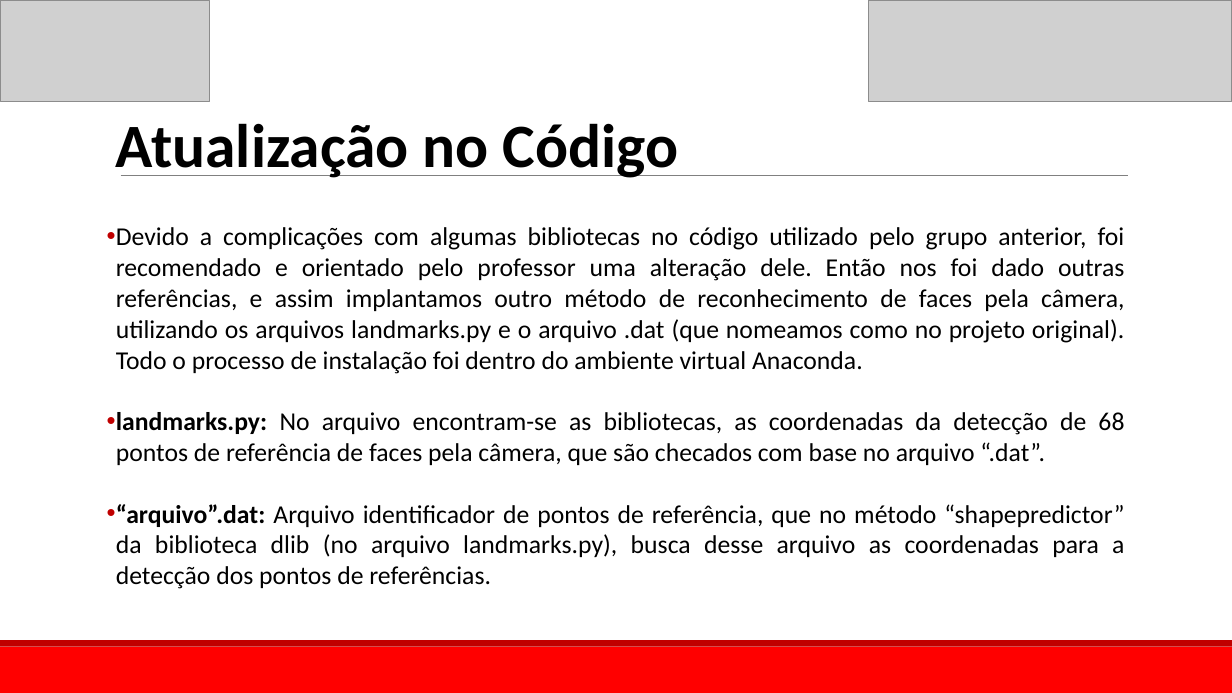
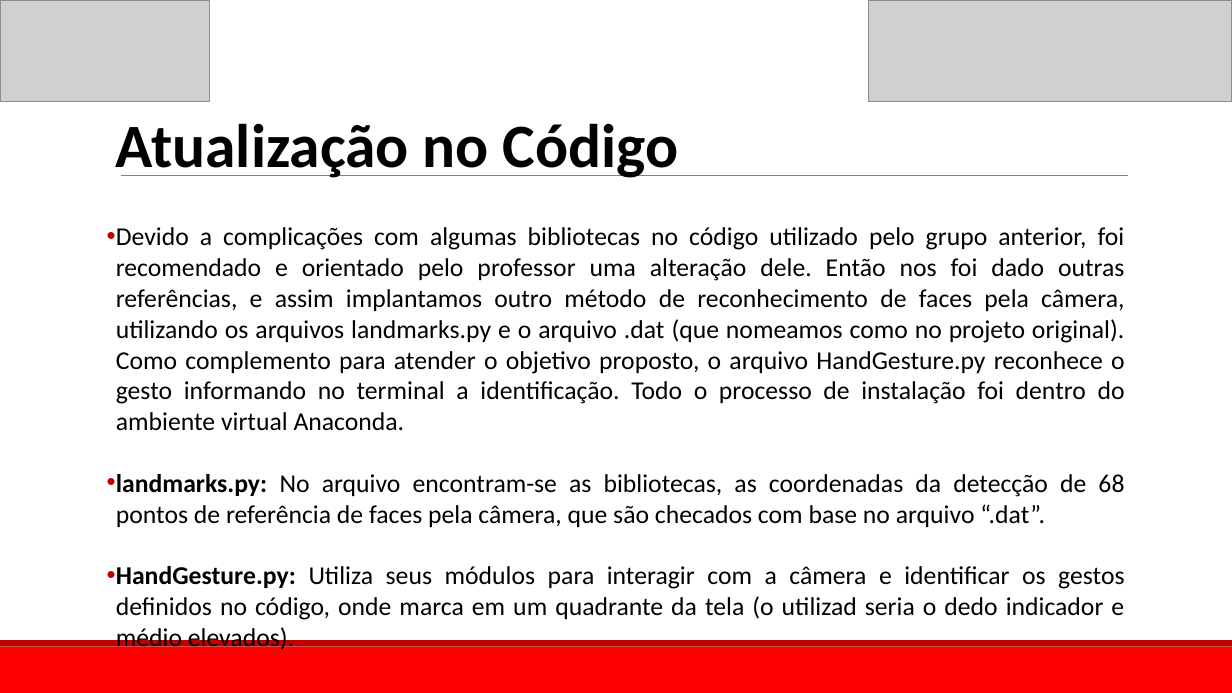
Before and after one commit to Fatequino/Fatequino, a slide deck: slide 5 of Visão/Documentação/Projeto_Fatequino_-_Visão.pptx. Drawn at 1232x693 pixels with LibreOffice and Linux fonts; fonts in the diff are those of the drawing; grey boxes stand for pictures. Boxes give left, top, right and bottom in pixels: in the first picture for what was removed or moved away, otherwise in the second. Text is boxed around its words. In the diff, an @@ line names an element or a change of style, - is before the commit and + after.

```diff
--- a/Visão/Documentação/Projeto_Fatequino_-_Visão.pptx
+++ b/Visão/Documentação/Projeto_Fatequino_-_Visão.pptx
@@ text at <box>116,227,1125,431</box>: text changed @@
-• Devido a complicações com algumas bibliotecas no código utilizado pelo grupo anterior, foi recomendado e orientado pelo professor uma alteração dele. Então nos foi dado outras referências, e assim implantamos outro método de reconhecimento de faces pela câmera, utilizando os arquivos landmarks.py e o arquivo .dat (que nomeamos como no projeto original). Todo o processo de instalação foi dentro do ambiente virtual Anaconda.
+• Devido a complicações com algumas bibliotecas no código utilizado pelo grupo anterior, foi recomendado e orientado pelo professor uma alteração dele. Então nos foi dado outras referências, e assim implantamos outro método de reconhecimento de faces pela câmera, utilizando os arquivos landmarks.py e o arquivo .dat (que nomeamos como no projeto original). Como complemento para atender o objetivo proposto, o arquivo HandGesture.py reconhece o gesto informando no terminal a identificação. Todo o processo de instalação foi dentro do ambiente virtual Anaconda.
@@ text at <box>116,566,1124,620</box>: text changed @@
-• “arquivo”.dat: Arquivo identificador de pontos de referência, que no método “shapepredictor” da biblioteca dlib (no arquivo landmarks.py), busca desse arquivo as coordenadas para a detecção dos pontos de referências.
+• HandGesture.py: Utiliza seus módulos para interagir com a câmera e identificar os gestos definidos no código, onde marca em um quadrante da tela (o utilizad seria o dedo indicador e médio elevados).
```
Also in this commit, not shown: 5 other slides changed, 5 slides added, 1 slide removed, 5 other files.
